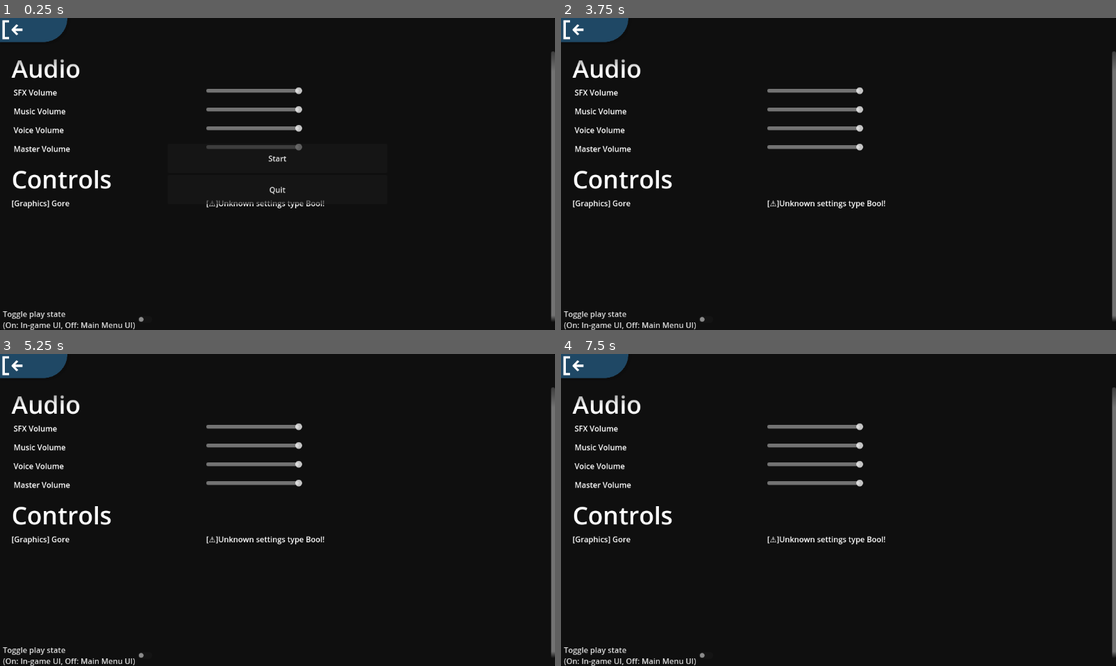
Above: before the commit, frames 1-4 (two rows, left to right).
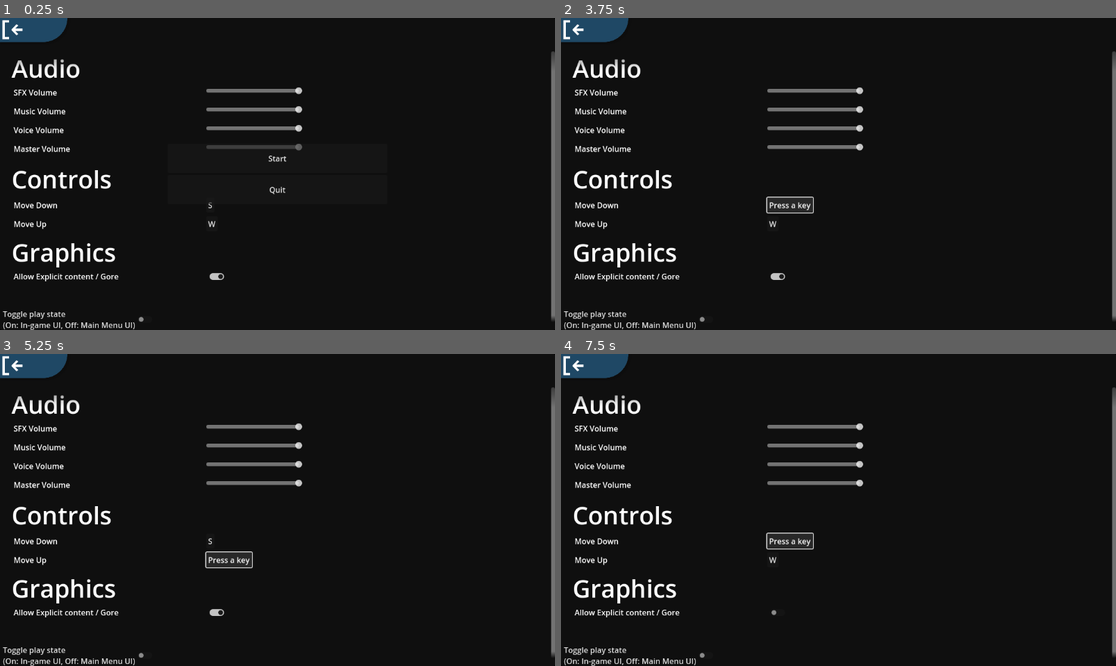
Above: after the commit, the same moments.

Repository: avetharun/GodotGameJam6-14
Game: Godot game, scene res://Scenes/Menu.tscn
The game is run twice, just before and just after one commit, with the same random seed, the same clock (stepped at 60 frames per second) and the same inputs.
Inputs (mouse positions are in pixels of both pictures, inside the frame that each line leads up to):
- Up to frame 1 (0.25 s): no input
- Up to frame 2 (3.75 s): click "Start" at 0.5 s; click "Start" at 1.25 s; click (594, 30) at 2 s; click (594, 30) at 2.75 s; click (771, 205) at 3.5 s, where only the run after the commit has a clickable "S"
- Up to frame 3 (5.25 s): click (227, 541) at 4.25 s, where only the run after the commit has a clickable "Press a key"; click (210, 559) at 5 s, where only the run after the commit has a clickable "W"
- Up to frame 4 (7.5 s): click (788, 559) at 5.75 s, where only the run after the commit has a clickable "Press a key"; click (777, 612) at 6.52 s; click (771, 541) at 7.25 s, where only the run after the commit has a clickable "S"

The runs differ from the first frame. In frame 1, 1.2% of the frame differs, in the area x 2-59%, y 58-85%; in frame 2, 1.6%; in frame 3, 1.7%; in frame 4, 1.5%.

Commit message:
Added states for checkboxes (also bools), switches,  and clarified the gore settings

Diff:
--- a/Scenes/UserInterface.tscn
+++ b/Scenes/UserInterface.tscn
@@ -218,8 +218,9 @@
 anchor_bottom = 1.0
 grow_horizontal = 2
 grow_vertical = 2
+mouse_force_pass_scroll_events = false
 script = ExtResource("2_31ag7")
-SettingsLabels = [NodePath("Panel2/ScrollContainer/SettingsContainer/AudioLabel"), NodePath("Panel2/ScrollContainer/SettingsContainer/ControlsLabel")]
+SettingsLabels = [NodePath("Panel2/ScrollContainer/SettingsContainer/AudioLabel"), NodePath("Panel2/ScrollContainer/SettingsContainer/ControlsLabel"), NodePath("Panel2/ScrollContainer/SettingsContainer/GraphicsLabel")]
 RootSettingsContainer = NodePath("Panel2/ScrollContainer/SettingsContainer")
 
 [node name="SM_GoToMenu" type="Panel" parent="SettingsMenu"]
@@ -350,6 +351,13 @@
 "
 script = ExtResource("3_acdsr")
 LabelKey = "Controls"
+
+[node name="GraphicsLabel" type="Label" parent="SettingsMenu/Panel2/ScrollContainer/SettingsContainer"]
+layout_mode = 2
+theme_override_font_sizes/font_size = 51
+text = "Graphics"
+script = ExtResource("3_acdsr")
+LabelKey = "Graphics"
 
 [node name="CheckButton" type="CheckButton" parent="."]
 layout_mode = 1
--- a/Scripts/SettingsValue.gd
+++ b/Scripts/SettingsValue.gd
@@ -1,6 +1,6 @@
 class_name SettingsValue extends Resource
 
-@export_enum("Slider Zero to One", "Keybind", "Enum", "String", "Bool") var Type : String
+@export_enum("Slider Zero to One", "Keybind", "Enum", "String", "Switch", "Box", "Bool") var Type : String
 @export_enum("Hidden", "Visible") var State : String = "Visible"
 @export var DefaultValue : String
 @export var Name : String
@@ -15,6 +15,14 @@
             slider.step = 0.005
             slider.value = DefaultValue.to_float()
             return slider;
+        "Switch":
+            var state = CheckButton.new();
+            state.button_pressed = DefaultValue.to_lower().substr(0,4) == "true";
+            return state
+        "Bool", "Box":
+            var state = CheckBox.new();
+            state.button_pressed = DefaultValue.to_lower().substr(0,4) == "true";
+            return state
         "Keybind":
             var kib : KeyInputButton = KeyInputButton.new()
             kib.RequestedKey = OS.find_keycode_from_string(DefaultValue)
--- a/SettingsBase_Resource.tres
+++ b/SettingsBase_Resource.tres
@@ -34,23 +34,23 @@
 [sub_resource type="Resource" id="Resource_3e386"]
 script = ExtResource("1_qocur")
 Type = "Keybind"
-State = "Hidden"
+State = "Visible"
 DefaultValue = "W"
 Name = "[Controls] Move Up"
 
 [sub_resource type="Resource" id="Resource_0o5fy"]
 script = ExtResource("1_qocur")
 Type = "Keybind"
-State = "Hidden"
+State = "Visible"
 DefaultValue = "S"
 Name = "[Controls] Move Down"
 
 [sub_resource type="Resource" id="Resource_76ush"]
 script = ExtResource("1_qocur")
-Type = "Bool"
+Type = "Switch"
 State = "Visible"
-DefaultValue = ""
-Name = "[Graphics] Gore"
+DefaultValue = "true"
+Name = "[Graphics] Allow Explicit content / Gore"
 
 [resource]
 script = ExtResource("1_r0r1t")
